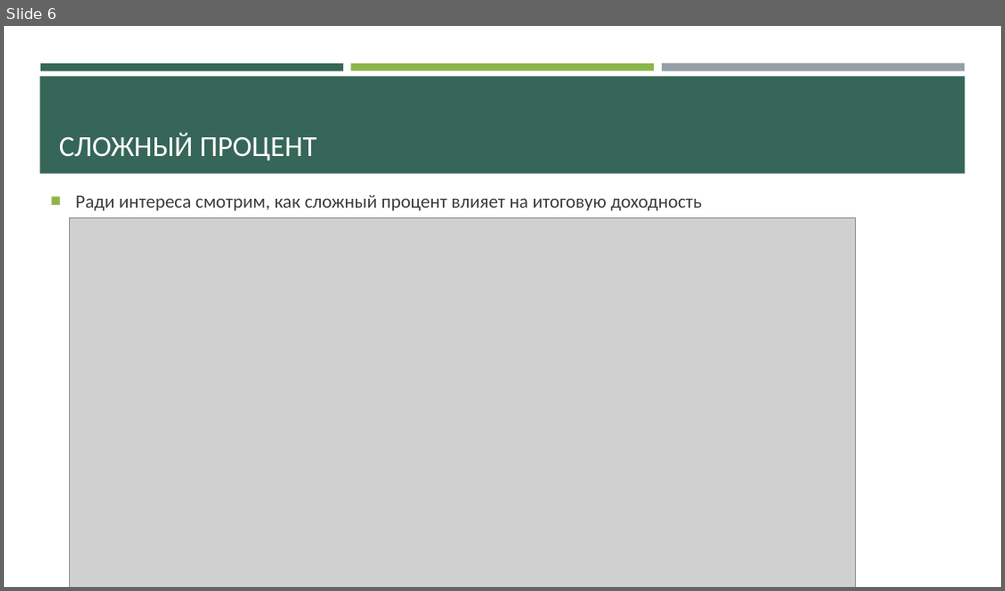
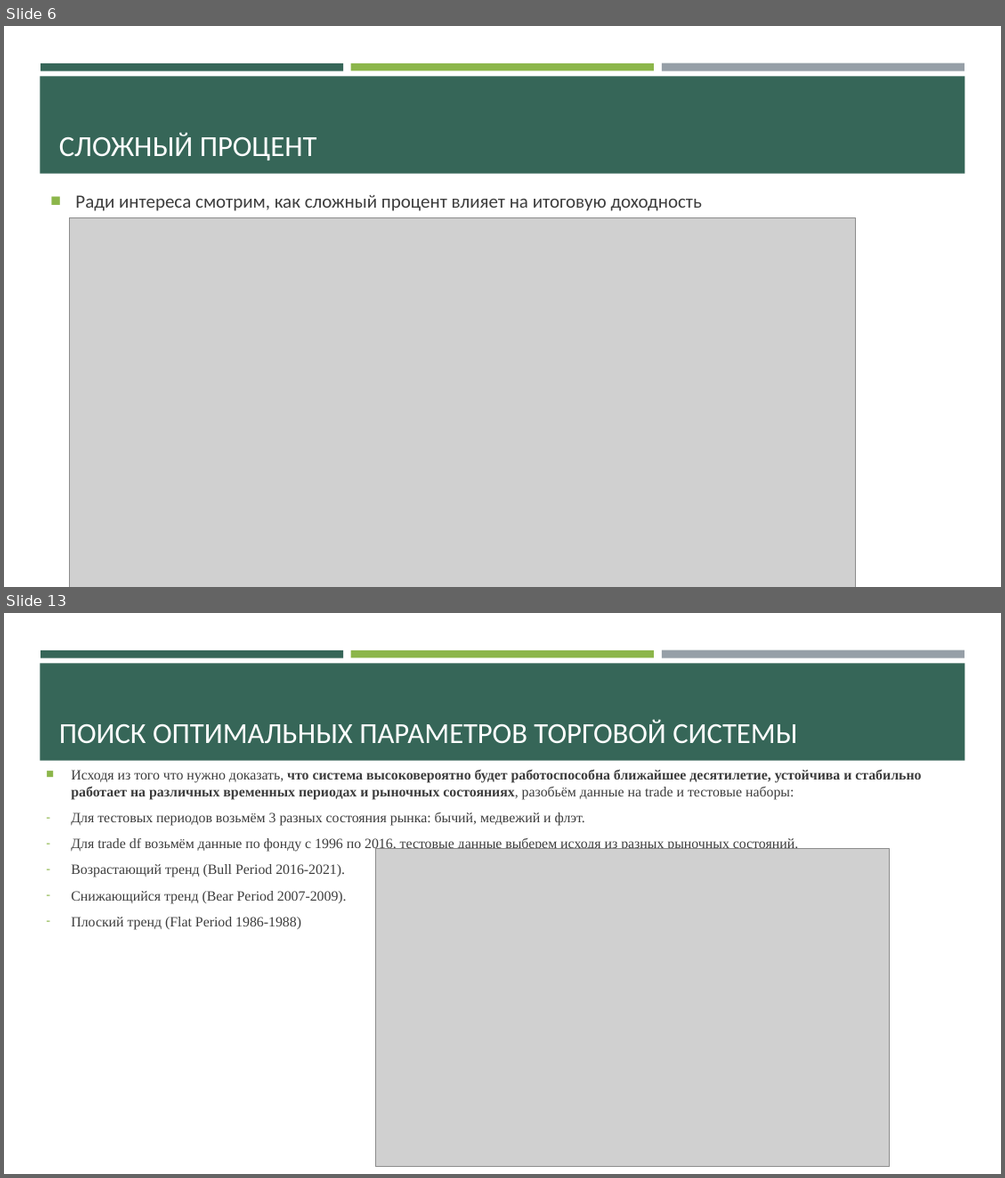
Before and after one commit to Den-is-me/test_ff, a slide deck: Торговля фондом VFINX.pptx. Shown one above the other, each under a label of ours: slide 6 before the commit, slides 6 and 13 after it; the slides between them are not shown. The pictures are 1005x591 and 1005x1178 pixels, drawn with LibreOffice and Linux fonts; fonts in the diff are those of the drawing; grey boxes stand for pictures. Boxes give left, top, right and bottom in pixels: in the first picture for what was removed or moved away, otherwise in the second. Text is boxed around its words. In the diff, an @@ line names an element or a change of style, - is before the commit and + after.

```diff
--- a/Торговля фондом VFINX.pptx
+++ b/Торговля фондом VFINX.pptx
@@ slide 13 added at (4,613,1001,1174), background #FFFFFF; not listed: 4 template elements that a slide beside it also shows @@
@@ title added at (59,720,797,743), 28 pt, text #FFFFFF @@
+ПОИСК ОПТИМАЛЬНЫХ ПАРАМЕТРОВ ТОРГОВОЙ СИСТЕМЫ
@@ text added at (71,769,921,930), 13.6 pt, text #3D3D3D @@
+■ Исходя из того что нужно доказать, что система высоковероятно будет работоспособна ближайшее десятилетие, устойчива и стабильно работает на различных временных периодах и рыночных состояниях, разобьём данные на trade и тестовые наборы:
+– Для тестовых периодов возьмём 3 разных состояния рынка: бычий, медвежий и флэт.
+– Для trade df возьмём данные по фонду с 1996 по 2016, тестовые данные выберем исходя из разных рыночных состояний.
+– Возрастающий тренд (Bull Period 2016-2021).
+– Снижающийся тренд (Bear Period 2007-2009).
+– Плоский тренд (Flat Period 1986-1988)
@@ picture added at (376,849,889,1167) @@
```
Also in this commit, not shown: 4 slides changed, 14 other slides added, 2 other files.
